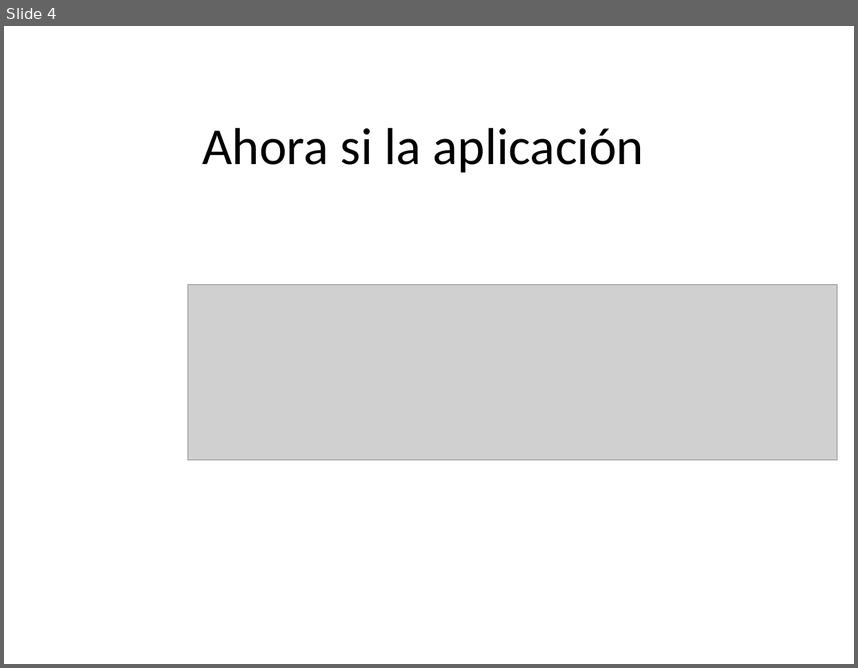
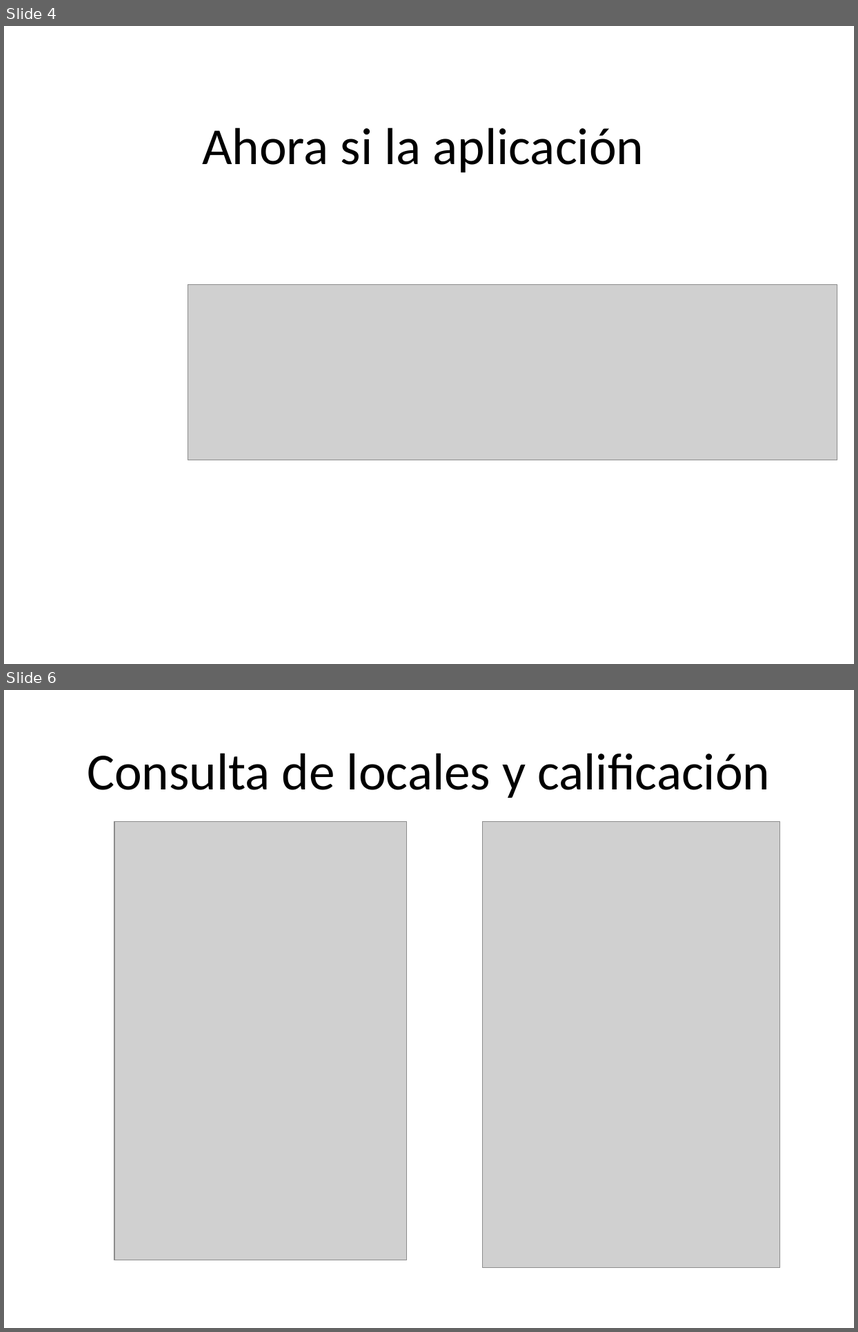
Before and after one commit to anfesmo/Drogas5aConvocatoria, a slide deck: CorabastosUnClick.pptx. Shown one above the other, each under a label of ours: slide 4 before the commit, slides 4 and 6 after it; the slides between them are not shown. The pictures are 858x668 and 858x1332 pixels, drawn with LibreOffice and Linux fonts; fonts in the diff are those of the drawing; grey boxes stand for pictures. Boxes give left, top, right and bottom in pixels: in the first picture for what was removed or moved away, otherwise in the second. Text is boxed around its words. In the diff, an @@ line names an element or a change of style, - is before the commit and + after.

```diff
--- a/CorabastosUnClick.pptx
+++ b/CorabastosUnClick.pptx
@@ slide 6 added at (4, 690, 854, 1328), background #FFFFFF @@
@@ title added at (87, 753, 770, 798), 44 pt, text #000000 @@
+Consulta de locales y calificación
@@ picture added at (114, 822, 407, 1261) @@
@@ picture added at (483, 822, 780, 1268) @@
```
Also in this commit, not shown: 8 other slides added, 4 slides removed, 1 other file.
